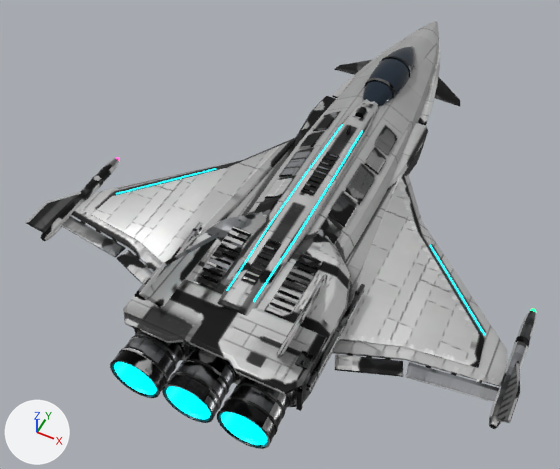
An edit to the glTF model public/models/spaceship.glb, drawn before and after from the same camera.
The view is the same before and after, from a 50 mm lens placed at (2.38, -6.35, 6.33), pointed at (-0.36, -0.87, -0.52). Arrows for +X, +Y and +Z are at lower left; the lights stay in place. The older version comes first. Where no turn or scale is listed for an object, it has been applied to the vertices. Vertices at exactly the same position are counted once.

In view in the first picture: 'Spaceship'.
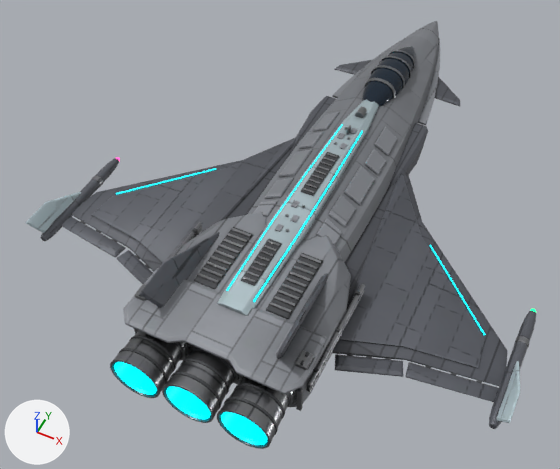
The change, as a list of edits to the scene's bpy script:
```text
Add mat_hull_trim:
    mat_hull_trim = bpy.data.materials.new('Hull_Trim')
    # colours: pale blue #daeff6
    # uses the picture img_spaceship_albedo
    # uses the picture img_spaceship_normal
Add mat_hull_secondary:
    mat_hull_secondary = bpy.data.materials.new('Hull_Secondary')
    # colours: grey #6f737c
    # uses the picture img_spaceship_albedo
    # uses the picture img_spaceship_normal
Add mat_hull_primary:
    mat_hull_primary = bpy.data.materials.new('Hull_Primary')
    # colours: grey #aaadb5
    # uses the picture img_spaceship_albedo
    # uses the picture img_spaceship_normal
Change me_spaceship:
    used by ob_spaceship; location = (0.0, 0.0, 0.03)
    remove me_spaceship.from_pydata(...)  # 9608 vertices, 18346 faces; spans x -2.7..2.7, y -3.5..3.5, z -0.61..0.61
    add me_spaceship.from_pydata(...)  # 9992 vertices, 19058 faces; spans x -2.7..2.7, y -3.5..3.5, z -0.61..0.61
    me_spaceship part 1: the loose piece of 24 vertices spanning x -0.06..0.06, y -1.75..-1.73, z 0.36..0.37 is copied, and the copy is scaled about its middle by (0.447, 4.72, 0.804), then moved by (-0.05, 0.21, 0.0), in mat_hull_primary; it spans x -0.08..-0.01, y -1.57..-1.48, z 0.36..0.37
    me_spaceship part 2: a new loose piece of 48 vertices spanning x -0.23..0.23, y 1.43..1.47, z 0.2..0.45, in mat_accent_metal
    me_spaceship part 3: a new loose piece of 48 vertices spanning x -0.19..0.19, y 1.93..1.97, z 0.16..0.37, in mat_accent_metal
    me_spaceship part 4: 14882 kept faces spanning x -2.7..2.7, y -3.5..3.5, z -0.61..0.61 get new texture (UV) coordinates
    me_spaceship part 5: 5620 faces spanning x -2.36..2.36, y -3.38..3.5, z -0.41..0.38 switch from mat_hull to mat_hull_primary
    me_spaceship part 6: 3564 faces spanning x -2.65..2.65, y -3.06..2.42, z -0.61..0.61 switch from mat_hull to mat_hull_secondary
    me_spaceship part 7: 592 faces spanning x -2.7..2.7, y -2.62..0.92, z -0.24..0.36 switch from mat_hull to mat_hull_trim
    other edits to the shape of me_spaceship do not show in these pictures
```

What differs and where, as boxes [x1, y1, x2, y2] in the pictures (560 x 469 px):
part 1 of me_spaceship, added: after [275, 224, 283, 232]
part 2 of me_spaceship, added: after [371, 65, 405, 88]
part 3 of me_spaceship, added: after [389, 50, 415, 68]
part 4 of me_spaceship, surface changed: [26, 38, 536, 449] in both
part 5 of me_spaceship, recoloured: [80, 21, 482, 434] in both
part 6 of me_spaceship, recoloured (darker): [40, 60, 536, 429] in both
part 7 of me_spaceship, recoloured: [26, 99, 520, 423] in both
